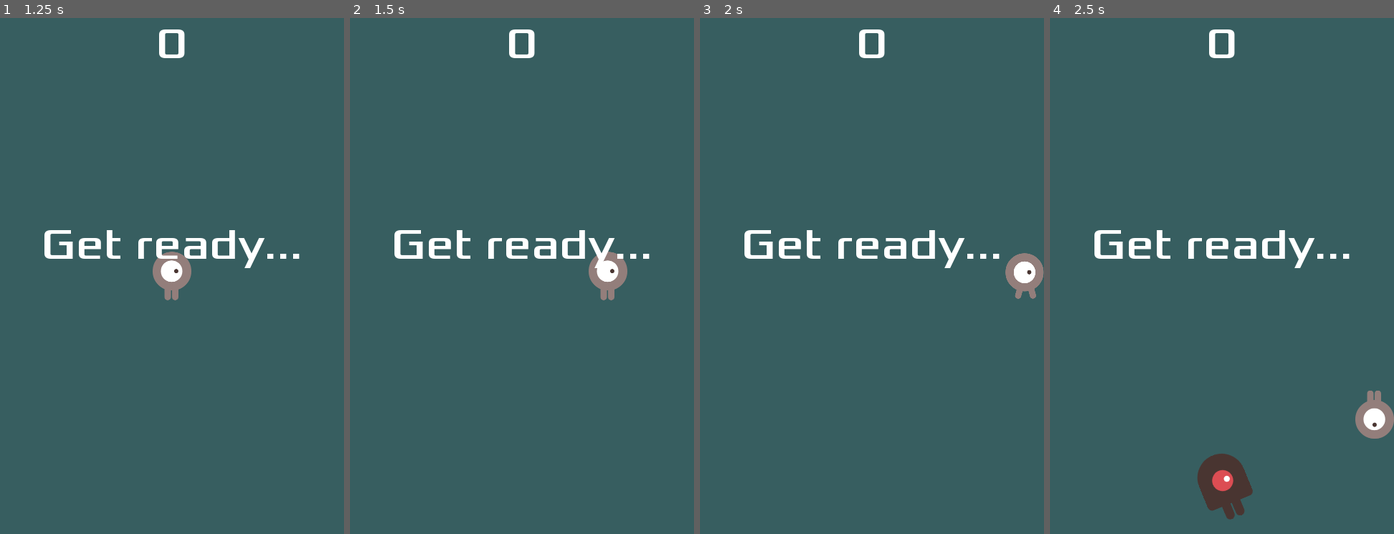
Above: before the commit, frames 1-4 (left to right).
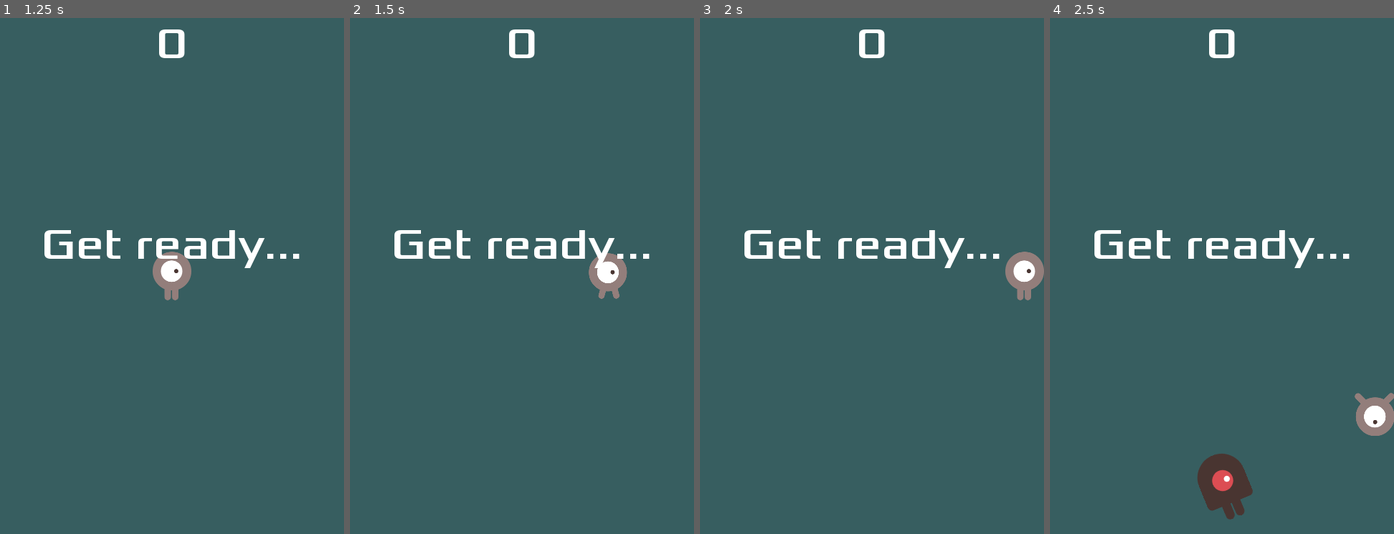
Above: after the commit, the same moments.

Repository: GMMGabriel/game_dodge
Game: Godot game, scene res://Main.tscn
Two runs of this game, one before a commit and one after it. Both use one fixed random seed, a clock stepped at 60 frames per second and the inputs below.
Inputs:
- Up to frame 1 (1.25 s): click "Start" at 0.5 s
- Up to frame 2 (1.5 s): tap Enter at 1.25 s; hold D (move_right) from 1.28 s (still down); hold Ctrl (increase_speed) from 1.28 s (still down)
- Up to frame 3 (2 s): keep holding D (move_right); keep holding Ctrl (increase_speed); tap Space (ui_select) at 1.52 s
- Up to frame 4 (2.5 s): release D (move_right) at 2.03 s; release Ctrl (increase_speed) at 2.03 s; hold S (move_down) from 2.03 s (still down); tap Ctrl (increase_speed) at 2.1 s; tap Space (ui_select) at 2.27 s

Frame 1 is identical in both runs. In frame 2, 0.2% of the frame differs, in the area x 69-81%, y 45-55%; in frame 3, 0.2%; in frame 4, 0.3%, in the area x 88-100%, y 72-82%.

Commit message:
Changing player fps

Diff:
--- a/Player.gd
+++ b/Player.gd
@@ -39,6 +39,7 @@
 		$AnimatedSprite.play()
 	else:
 		$AnimatedSprite.stop()
+		$AnimatedSprite.frame = 0
 
 	position += direction * speed * delta
 	position.x = clamp(position.x, playerWidthLimit, screenSize.x - (playerWidthLimit))
--- a/Player.tscn
+++ b/Player.tscn
@@ -11,12 +11,12 @@
 "frames": [ ExtResource( 1 ), ExtResource( 2 ) ],
 "loop": true,
 "name": "right",
-"speed": 5.0
+"speed": 7.0
 }, {
 "frames": [ ExtResource( 3 ), ExtResource( 4 ) ],
 "loop": true,
 "name": "up",
-"speed": 5.0
+"speed": 7.0
 } ]
 
 [sub_resource type="CapsuleShape2D" id=2]
Not shown, changed: bin/WindowsDesktop/DodgeTheCreeps.zip
